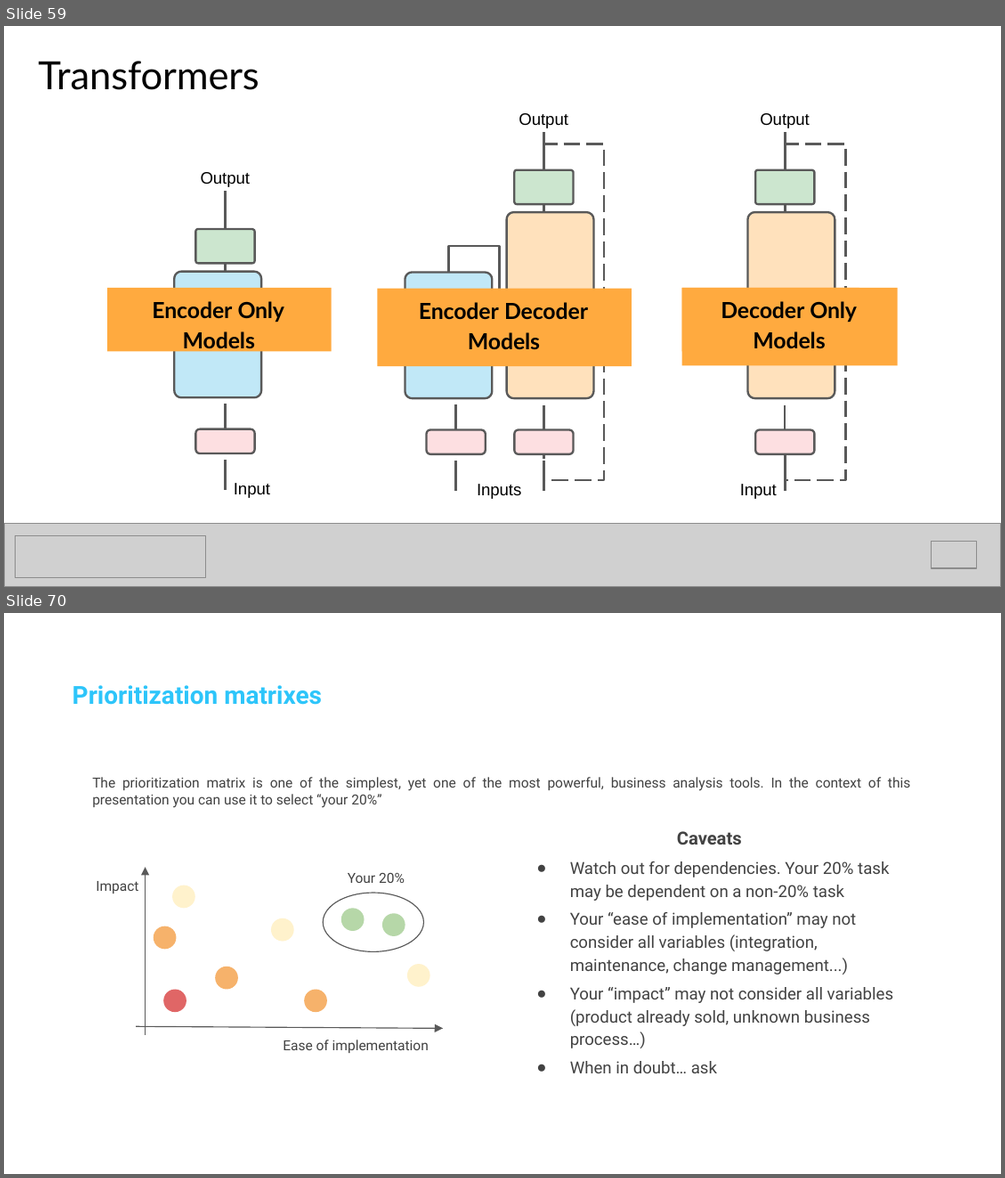
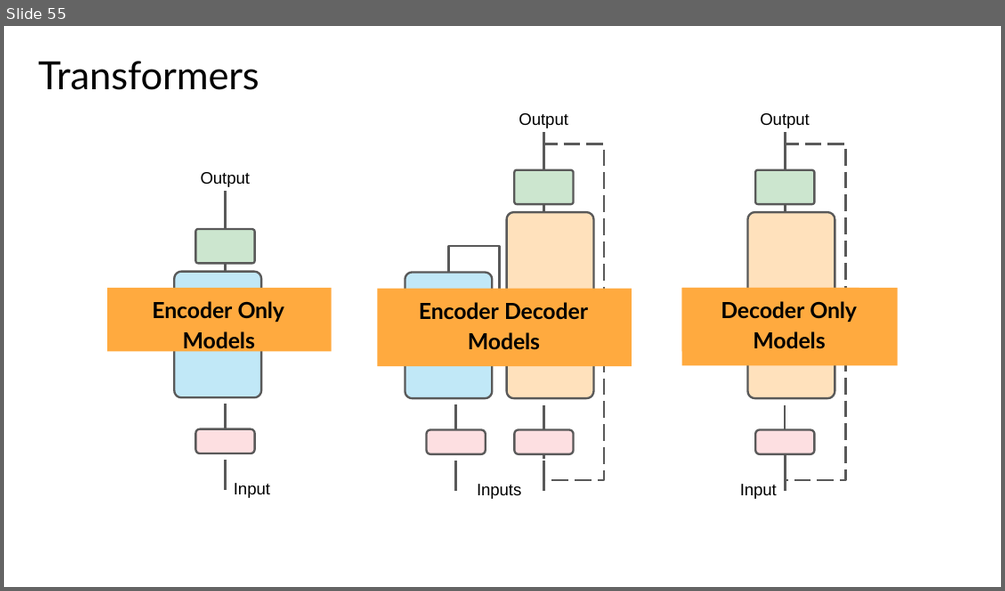
Before and after one commit to DSML-bootcamp/w8-nbs, a slide deck: D2/1. GenAI Intro.pptx. Shown one above the other, each under a label of ours: slides 59 and 70 before the commit, slide 55 after it; the slides between them are not shown. The pictures are 1005x1178 and 1005x591 pixels, drawn with LibreOffice and Linux fonts; fonts in the diff are those of the drawing; grey boxes stand for pictures; background and template pictures are left out. Boxes give left, top, right and bottom in pixels: in the first picture for what was removed or moved away, otherwise in the second. Text is boxed around its words. In the diff, an @@ line names an element or a change of style, - is before the commit and + after.

```diff
--- a/D2/1. GenAI Intro.pptx
+++ b/D2/1. GenAI Intro.pptx
@@ slide 70 removed at bbox=[4, 613, 1001, 1174], background picture (left out) @@
@@ text removed at bbox=[73, 685, 322, 705] @@
-Prioritization matrixes
@@ text removed at bbox=[92, 777, 910, 808] @@
-The prioritization matrix is one of the simplest, yet one of the most powerful, business analysis tools. In the context of this presentation you can use it to select “your 20%”
@@ text removed at bbox=[570, 831, 894, 1048] @@
-Caveats
-● Watch out for dependencies. Your 20% task may be dependent on a non-20% task
-● Your “ease of implementation” may not consider all variables (integration, maintenance, change management...)
-● Your “impact” may not consider all variables (product already sold, unknown business process…)
-● When in doubt… ask
@@ arrow removed from (146, 1035) to (146, 868) @@
@@ text removed at bbox=[348, 873, 404, 883] @@
-Your 20%
@@ text removed at bbox=[96, 881, 138, 893] @@
-Impact
@@ ellipse removed at bbox=[172, 885, 195, 908] @@
@@ ellipse removed at bbox=[323, 892, 424, 951] @@
@@ ellipse removed at bbox=[154, 926, 177, 949] @@
@@ ellipse removed at bbox=[271, 918, 294, 941] @@
@@ ellipse removed at bbox=[341, 908, 364, 931] @@
@@ ellipse removed at bbox=[381, 913, 404, 936] @@
@@ ellipse removed at bbox=[215, 965, 238, 989] @@
@@ ellipse removed at bbox=[406, 964, 429, 987] @@
@@ ellipse removed at bbox=[163, 989, 186, 1012] @@
@@ ellipse removed at bbox=[304, 989, 327, 1012] @@
@@ arrow removed from (136, 1027) to (443, 1028) @@
@@ text removed at bbox=[283, 1039, 429, 1053] @@
-Ease of implementation
@@ what was slide 59 is now slide 55 @@
@@ slide 55 changed as well @@
@@ picture removed at bbox=[4, 524, 1001, 586] @@
@@ picture removed at bbox=[15, 535, 205, 577] @@
@@ picture removed at bbox=[931, 541, 976, 568] @@
```
Also in this commit, not shown: 28 other slides changed, 15 other slides removed.
